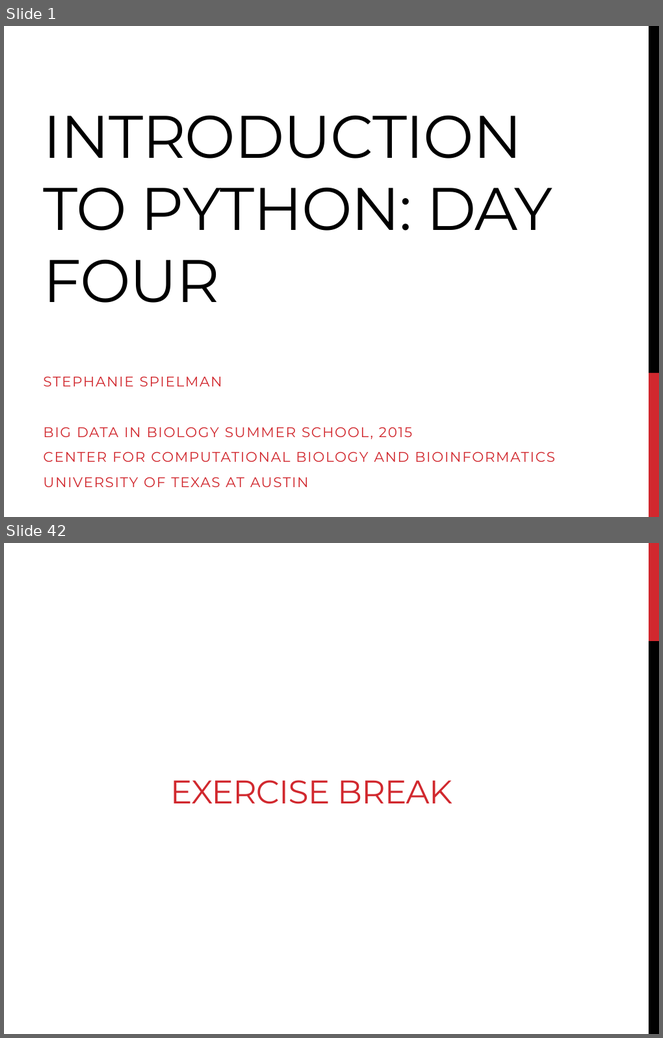
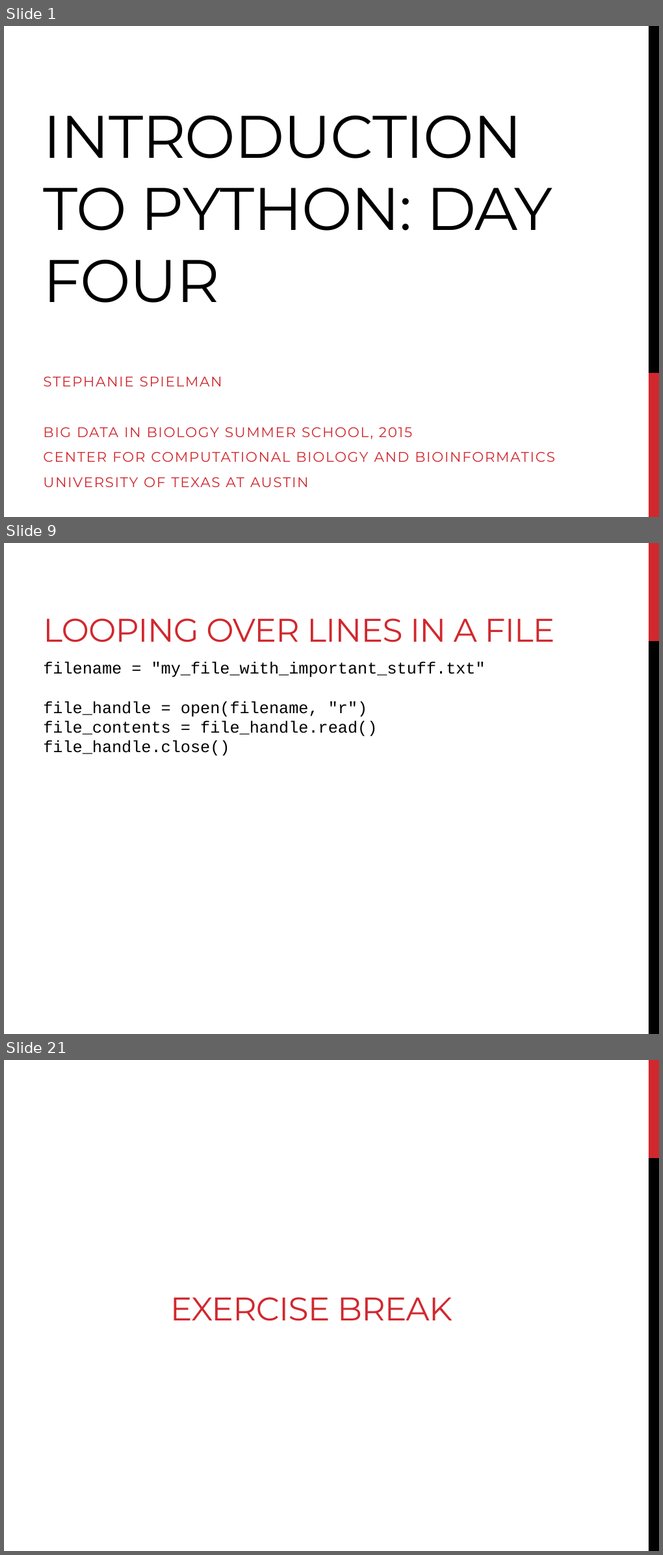
Before and after one commit to BjornFJohansson/ccbb_bigdata2015_python, a slide deck: slides/slides_day4.pptx. Shown one above the other, each under a label of ours: slides 1 and 42 before the commit, slides 1, 9 and 21 after it; the slides between them are not shown. The pictures are 663x1038 and 663x1555 pixels, drawn with LibreOffice and Linux fonts; fonts in the diff are those of the drawing. Boxes give left, top, right and bottom in pixels: in the first picture for what was removed or moved away, otherwise in the second. Text is boxed around its words. In the diff, an @@ line names an element or a change of style, - is before the commit and + after.

```diff
--- a/slides/slides_day4.pptx
+++ b/slides/slides_day4.pptx
@@ slide 9 added at bbox=[4, 543, 659, 1034], background #FFFFFF; not listed: 2 template elements that a slide beside it also shows @@
@@ title added at bbox=[43, 618, 555, 642], 36 pt, text #D1282E @@
+LOOPING OVER LINES IN A FILE
@@ text added at bbox=[43, 662, 486, 756], 18 pt, text #000000 @@
+filename = "my_file_with_important_stuff.txt"
+file_handle = open(filename, "r")
+file_contents = file_handle.read()
+file_handle.close()
@@ what was slide 42 is now slide 21 @@
```
Also in this commit, not shown: 1 slide changed, 24 other slides added, 27 other files.
